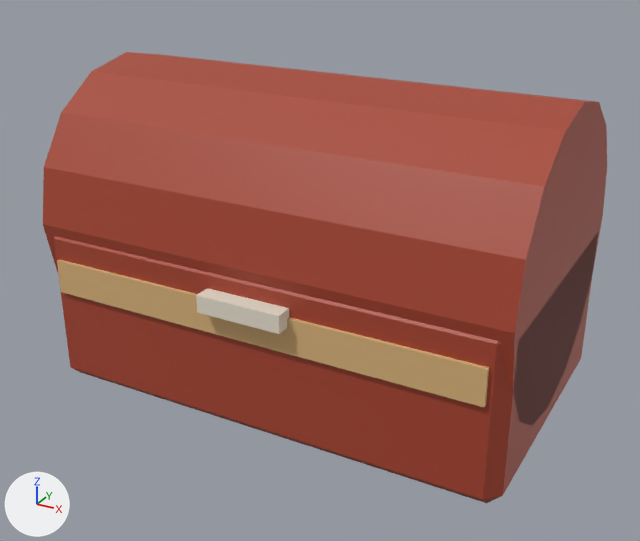
Renders of the FBX model unity/Assets/Art/props/bread_box.fbx from each side of a commit.
Both versions are drawn from a 50 mm camera at (0.464, -0.848, 0.563) aimed at (0.009, -0.021, 0.149). Lighting does not change. The marker at lower left points along +X, +Y and +Z. The first picture is the older version.

In view in the first picture: 'bread_box'.
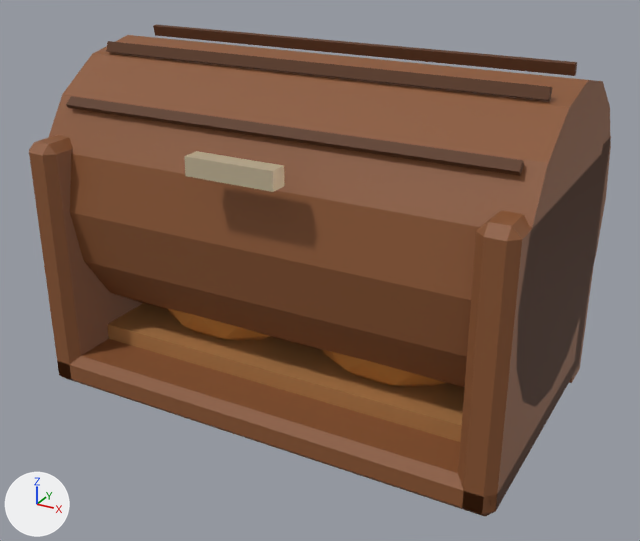
Pixel boxes [x1, y1, x2, y2] of what changed, in the pictures (640 x 541 px; the box of a moved part takes in the faces that stretch with it):
'bread_box', reshaped (9% taller)
    before: [43, 52, 607, 503]
    after: [29, 24, 611, 516]
part 1 of me_bread_box, added
    after: [569, 136, 611, 383]
part 2 of me_bread_box, moved or reshaped
    before: [43, 52, 607, 426]
    after: [48, 35, 611, 407]
part 3 of me_bread_box, added (brown)
    after: [107, 303, 465, 442]
part 4 of me_bread_box, added (orange)
    after: [168, 309, 270, 340]
part 5 of me_bread_box, added (orange)
    after: [323, 350, 445, 387]
part 6 of me_bread_box, moved or reshaped
    before: [196, 288, 289, 334]
    after: [184, 151, 284, 192]
part 7 of me_bread_box, rebuilt
    before: [54, 234, 597, 503]
    after: [57, 339, 581, 516]
part 8 of me_bread_box, added (brown)
    after: [29, 135, 142, 382]
part 9 of me_bread_box, added (brown)
    after: [458, 152, 607, 516]
part 10 of me_bread_box, deleted (beige)
    before: [57, 259, 489, 407]
part 11 of me_bread_box, added (brown)
    after: [66, 24, 577, 176]

The change in detail:
Material 'c8a5530' (mat_c8a5530) is new.
Its base color is (0.254, 0.0908, 0.0296) (brown #8a5530).
Its roughness is 0.6.
Material 'c5a3418' (mat_c5a3418) is new.
Its base color is (0.102, 0.0343, 0.00913) (brown #5a3418).
Its roughness is 0.7.
Material 'cb07a48' (mat_cb07a48) is new.
Its base color is (0.434, 0.195, 0.0648) (brown #b07a48).
Its roughness is 0.6.
Material 'cc8843a' (mat_cc8843a) is new.
Its base color is (0.578, 0.231, 0.0423) (orange #c8843a).
Its roughness is 0.8.
Material 'cd8c8a8' (mat_cd8c8a8) is new.
Its base color is (0.687, 0.578, 0.392) (beige #d8c8a8).
Its metallic is 0.4.
Its roughness is 0.4.
me_bread_box is used by ob_bread_box; location (0.0, 0.0, 0.0).
me_bread_box had 80 vertices, 62 faces and spanned x -0.28..0.28, y -0.18..0.18, z 0.0..0.37.
me_bread_box no longer uses material mat_ca8452f (red #a8452f).
me_bread_box no longer uses material mat_cd9b27a (beige #d9b27a).
me_bread_box no longer uses material mat_ce8e0d0 (pale yellow #e8e0d0).
me_bread_box now has 244 vertices, 298 faces and spans x -0.28..0.28, y -0.185..0.185, z 0.0..0.4.
me_bread_box part 1: a new loose piece, a box spanning x -0.28..0.28, y 0.125..0.165, z 0.0..0.3, in mat_c8a5530 (brown #8a5530).
me_bread_box part 2: the loose piece of 32 vertices spanning x -0.28..0.28, y -0.16..0.18, z 0.03..0.37 is moved by (0.0, 0.005, 0.02), in mat_c8a5530 (brown #8a5530).
me_bread_box part 3: a new loose piece, a box spanning x -0.26..0.26, y -0.115..0.145, z 0.04..0.06, in mat_cb07a48 (brown #b07a48).
me_bread_box part 4: a new loose piece, an icosphere of 80 faces spanning x -0.209..-0.011, y -0.105..0.055, z 0.04..0.16, in mat_cc8843a (orange #c8843a).
me_bread_box part 5: a new loose piece, an icosphere of 80 faces spanning x 0.011..0.209, y -0.105..0.055, z 0.04..0.16, in mat_cc8843a (orange #c8843a).
me_bread_box part 6: the loose piece of 8 vertices spanning x -0.05..0.05, y -0.18..-0.16, z 0.15..0.17 is moved by (0.0, -0.005, 0.15), in mat_cd8c8a8 (beige #d8c8a8).
me_bread_box part 7: the loose piece of 24 vertices spanning x -0.28..0.28, y -0.16..0.18, z 0.0..0.2 is rebuilt with 24 vertices and now spans x -0.28..0.28, y -0.175..0.165, z 0.0..0.04, in mat_c8a5530 (brown #8a5530).
me_bread_box part 8: a new loose piece of 24 vertices spanning x -0.28..-0.24, y -0.175..0.165, z 0.0..0.3, in mat_c8a5530 (brown #8a5530).
me_bread_box part 9: a new loose piece of 24 vertices spanning x 0.24..0.28, y -0.175..0.165, z 0.0..0.3, in mat_c8a5530 (brown #8a5530).
me_bread_box part 10: the loose piece of 8 vertices spanning x -0.26..0.26, y -0.164..-0.16, z 0.12..0.16 is deleted.
Part 11, on me_bread_box:
16 vertices are added at x -0.26, y -0.122..0.13, z 0.329..0.4.
16 new vertices lie (0.52, 0.0, 0.0) away from vertices in x -0.26, y -0.122..0.13, z 0.329..0.4.
24 new faces join them, mat_c5a3418 (brown #5a3418).
Other edits to the shape of me_bread_box do not show in these pictures.
me_bread_box gains material mat_c8a5530 (brown #8a5530).
me_bread_box gains material mat_cb07a48 (brown #b07a48).
me_bread_box gains material mat_c5a3418 (brown #5a3418).
me_bread_box gains material mat_cc8843a (orange #c8843a).
me_bread_box gains material mat_cd8c8a8 (beige #d8c8a8).
